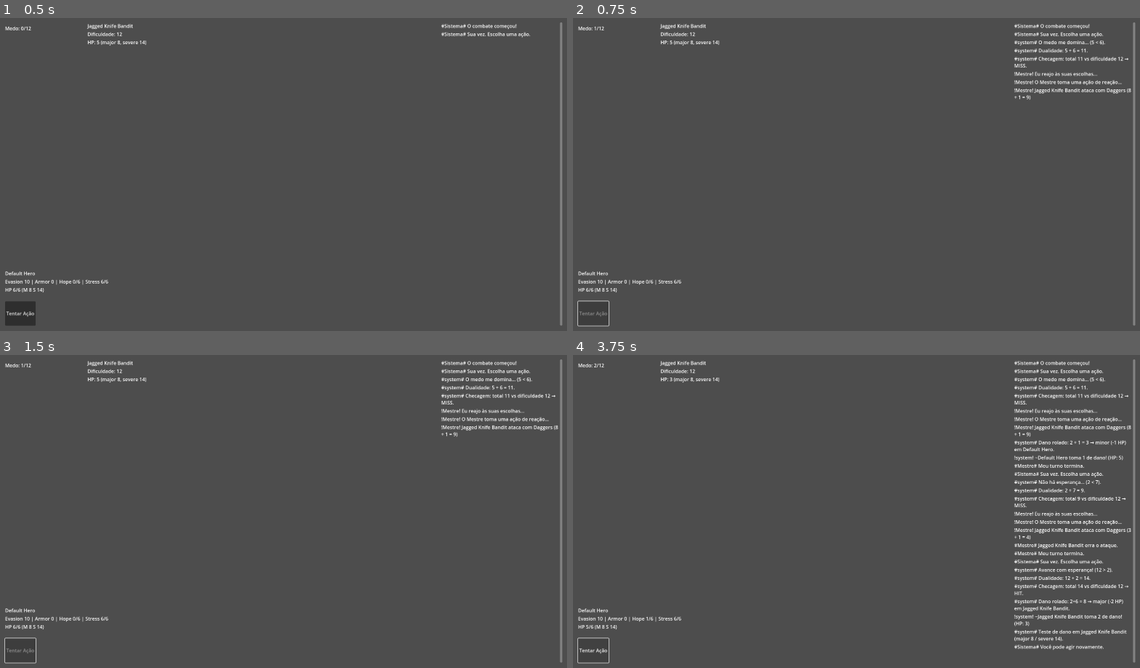
Above: before the commit, frames 1-4 (two rows, left to right).
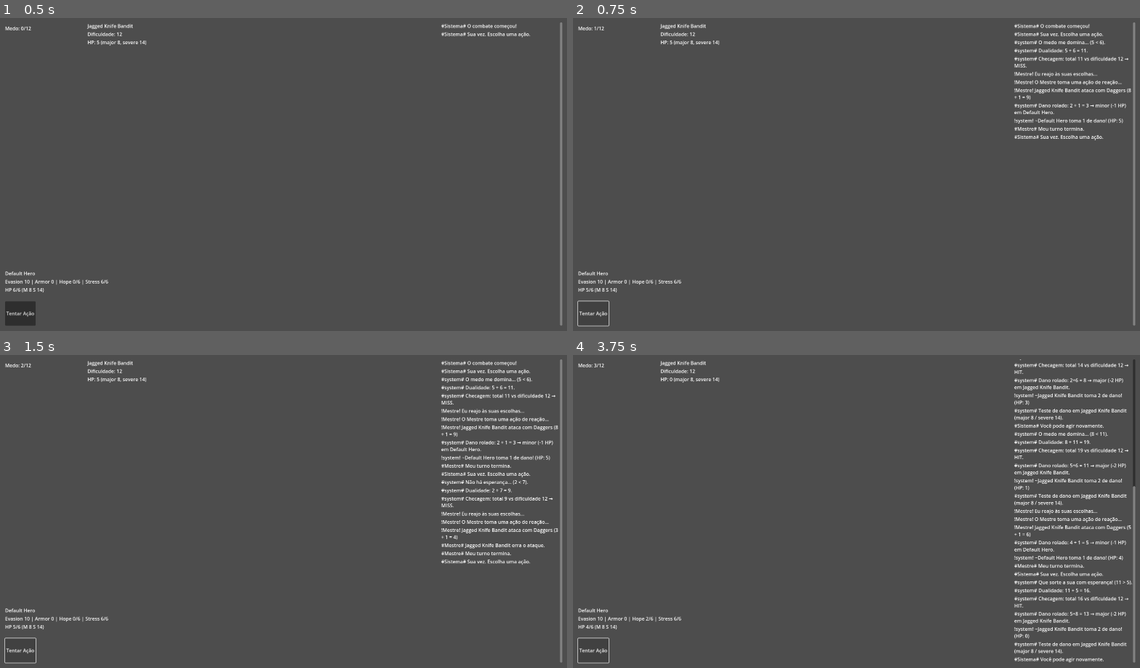
Above: after the commit, the same moments.

Repository: lucsantunes/daggerheart
Game: Godot game, scene res://scenes/CombatScene.tscn
The game is run twice, just before and just after one commit, with the same random seed, the same clock (stepped at 60 frames per second) and the same inputs. The project has no main scene, so this scene is started directly.
Inputs (mouse positions are in pixels of both pictures, inside the frame that each line leads up to):
- Up to frame 1 (0.5 s): no input
- Up to frame 2 (0.75 s): click "Tentar Ação" at 0.5 s
- Up to frame 3 (1.5 s): click (22, 649) at 1.25 s, where only the run after the commit has a clickable "Tentar Ação"
- Up to frame 4 (3.75 s): click "Tentar Ação" at 2 s; tap Enter at 2.75 s; tap L at 2.85, 3.6 s; tap Space at 3.5 s

Frame 1 is identical in both runs. In frame 2, 0.6% of the frame differs, in the area x 1-98%, y 27-96%; in frame 3, 1.7%; in frame 4, 6.8%, in the area x 2-100%, y 1-99%.

Commit message:
Refactor d20 roll method in DiceRoller to return value directly, simplifying MasterAI's attack roll logic. This change enhances performance by removing the signal-based approach and streamlining the hit calculation process.

Diff:
--- a/scripts/dice_roller.gd
+++ b/scripts/dice_roller.gd
@@ -23,11 +23,12 @@
 	emit_signal("duality_rolled", hope, fear, total, result_type)
 
 
-func roll_d20(modifier: int = 0) -> void:
+func roll_d20_value(modifier: int = 0) -> int:
+	# Synchronous d20 that also emits the usual signal for observers
 	var value := randi_range(1, 20) + modifier
 	print("[DiceRoller] d20 → %d" % [value])
 	emit_signal("d20_rolled", value)
-
+	return value
 
 func roll_string(expr: String) -> int:
 	# Supports forms like "d8", "1d8", "2d6+3", "3d10-1"
--- a/scripts/master_ai.gd
+++ b/scripts/master_ai.gd
@@ -62,27 +62,8 @@
 				if typeof(monster) == TYPE_OBJECT and typeof(monster.data) == TYPE_DICTIONARY and monster.data.has("attack_bonus"):
 					attack_bonus = int(monster.data.attack_bonus)
 				var to_hit: int = 0
-				if dice_roller and dice_roller.has_method("roll_d20") and dice_roller.has_signal("d20_rolled"):
-					var received := false
-					var hit_value := 0
-					var handler = func(v: int) -> void:
-						hit_value = v
-						received = true
-					dice_roller.d20_rolled.connect(handler)
-					dice_roller.roll_d20(attack_bonus)
-					var safe_wait := 0
-					while not received and safe_wait < 60:
-						await get_tree().process_frame
-						safe_wait += 1
-					if dice_roller.d20_rolled.is_connected(handler):
-						dice_roller.d20_rolled.disconnect(handler)
-					if not received:
-						# Fallback if signal wasn't received in time
-						print("[MasterAI] WARNING: d20_rolled not received after %d frames. Using fallback RNG." % safe_wait)
-						to_hit = randi_range(1, 20) + attack_bonus
-					else:
-						print("[MasterAI] d20_rolled received: %d" % hit_value)
-						to_hit = hit_value
+				if dice_roller and dice_roller.has_method("roll_d20_value"):
+					to_hit = int(dice_roller.roll_d20_value(attack_bonus))
 				else:
 					to_hit = randi_range(1, 20) + attack_bonus
 				print("[MasterAI] To-Hit roll: d20 + %d = %d vs evasion %d" % [attack_bonus, to_hit, int(player_target.data.evasion)])
